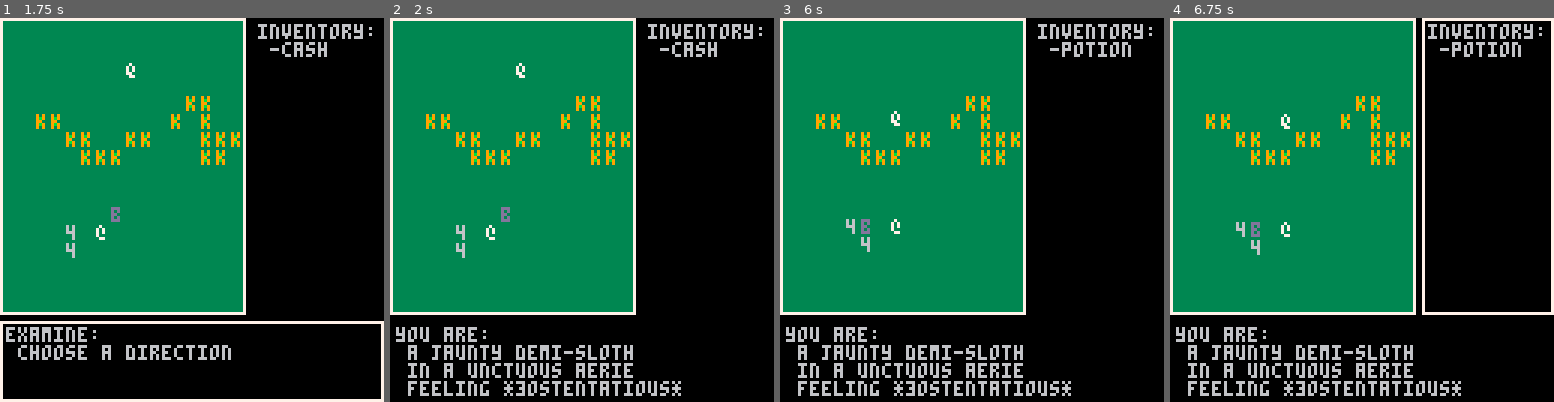
Above: before the commit, frames 1-4 (left to right).
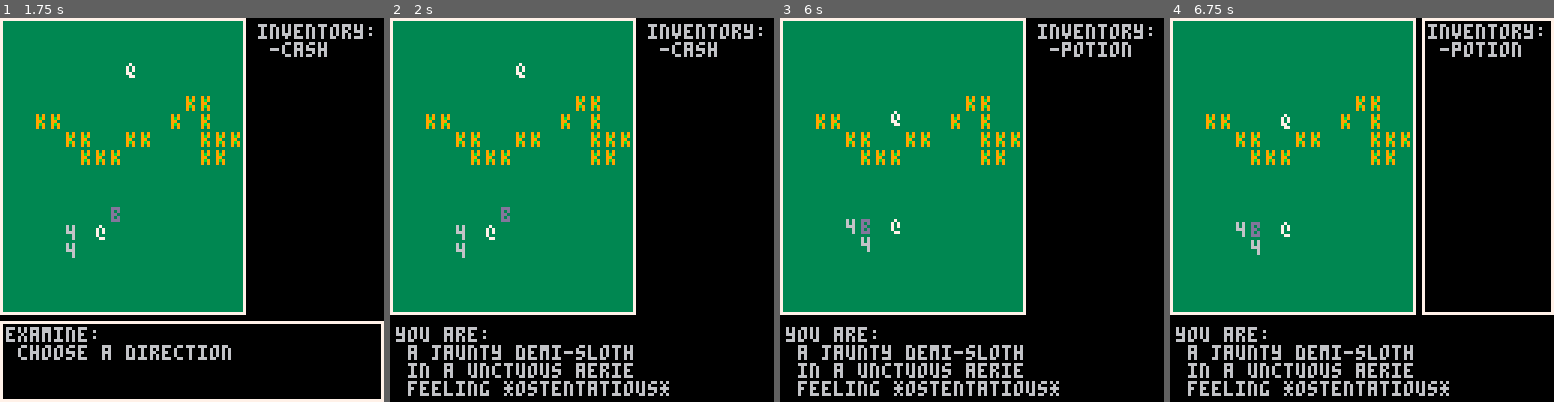
Above: after the commit, the same moments.

Repository: arnodick/castle
Game: PICO-8 cartridge castle.p8
Same seed, same stepped clock (60 frames per second), same inputs: the game is played once before the commit and once after it.
Inputs:
- Up to frame 1 (1.75 s): tap O (Z key) at 0.33, 0.7, 1.43 s; tap X (X key) at 1.07 s
- Up to frame 2 (2 s): hold Left from 1.97 s (still down)
- Up to frame 3 (6 s): tap X (X key) every 0.33 s from 2.07 to 5.73 s; tap O (Z key) every 0.88 s from 2.22 to 5.75 s; release Left at 2.37 s; hold Down 2.42-2.82 s; hold Right 2.87-3.53 s; hold Up 3.58-4.08 s; hold Right 4.13-4.53 s; hold Down 4.58-5.08 s; hold Left 5.13-5.8 s; hold Up from 5.85 s (still down)
- Up to frame 4 (6.75 s): tap X (X key) at 6.07, 6.4, 6.73 s; release Up at 6.18 s; hold Left 6.23-6.63 s; tap O (Z key) at 6.63 s; hold Down from 6.68 s (still down)

Frame 1 is identical in both runs. In frame 2, 0.6% of the frame differs, in the area x 32-76%, y 94-99%; in frame 3, 0.6%; in frame 4, 0.6%.

Commit message:
confusing as fuck menu shit

Diff:
--- a/castle.p8
+++ b/castle.p8
@@ -422,6 +422,7 @@
 			if a.tar!=nil then
 --		rect(a.tar.x*cellw,a.tar.y*cellh,a.tar.x*cellw+5,a.tar.y*cellh+5,8)
 				line(a.tar.x*cellw+3,a.tar.y*cellh+3,a.x*cellw+3,a.y*cellh+3,8)
+--				print(comparedistance(a.tar,a),a.x*cellw+cellw,a.y*cellh+cellh,8)
 			end
 			end
 			if actortypes[a.t][level+1].ch2!=nil then
@@ -483,7 +484,7 @@
 end
 
 function comparedistance(a,t)
-	return ((t.x-a.x)^2)+((t.y-a.y)^2)
+	return sqrt( ((t.x-a.x)^2)+((t.y-a.y)^2) )
 end
 
 function closestactor(a,ar)
@@ -671,13 +672,15 @@
 	m.target=t
 end
 
-function doitem(m,t)
-	if t==4 then
-		m.t=3
-		m.sel=1
-		m.control=not menus[2].control
-	elseif t==6 then
+function doitem(m,it)
+	quitmenu(m,m.t,false)
+	del(p.inventory,it)
+	if it==4 then
+		quitmenu(m,3,false)
+	elseif it==6 then
 		p.hit=0
+		--m.me={}
+		taketurn()
 	end
 end
 
@@ -721,35 +724,59 @@
 		elseif btnp(3) then m.sel+=1 if m.sel>ma then m.sel=1 end
 		elseif btnp(4) then
 			if m.t==2 then
-				local it=p.inventory[m.sel]
-				m.control=not m.control
-				m.sel=1
-				doitem(m,it)
-				del(p.inventory,it)
-				if it!=4 then
-					taketurn()
+			--use item
+				doitem(m,p.inventory[m.sel])
+			elseif m.t==3 then
+			--buy item
+				makeactor(6,p.x,p.y)
+				quitmenu(m,2,true)
+			elseif m.t==4 then
+			--talk
+				if m.sel==1 then
+					sfx(flr(rnd(2))+8)
+					quitmenu(m,1,true)
+					m.me={}
+					m.me[1]="they say:"
+					local trl=actortypes[m.target][level+1].rl
+					local prl=actortypes[p.t][level+1].rl
+					if     rltns[trl].ha==prl then
+						m.me[2]=" no i hate you!"
+					elseif rltns[prl].ha==trl then
+						m.me[2]=" you're mean..."
+						m.me[3]="*"..species[actortypes[m.target][level+1].sp].." now hates you!*"
+						rltns[actortypes[m.target][level+1].rl].ha=actortypes[p.t][level+1].rl
+						while rltns[actortypes[m.target][level+1].rl].li==prl do
+							rltns[actortypes[m.target][level+1].rl].li=flr(rnd(#rltns))+1
+						end
+					elseif rltns[trl].li==prl then
+						m.me[2]=" i like you! ;)"
+					else
+						m.me[2]=" no talk.. only get cash."
+					end
+				else
 				end
-			elseif m.t==3 then
-				makeactor(6,p.x,p.y)
-				m.t=2
-				m.control=not m.control
-				m.sel=1
-				taketurn()
-			elseif m.t==4 then
-
 			end
 		elseif btnp(5) then
 			if m.t!=3 then
-				m.control=not m.control
-				m.sel=1
-				if m.t==4 then m.t=1 def={}  end
+				local mt=m.t
+				if mt==4 then mt=1 def={} end
 				m.me=def
+				quitmenu(m,mt,false)
 			end
 		end
 	else
 		m.sel=1
 		if m.t==4 then m.t=1 def={} end
 		m.me=def
+	end
+end
+
+function quitmenu(m,ty,tu)
+	m.control=not m.control
+	m.sel=1
+	m.t=ty
+	if tu then
+		taketurn()
 	end
 end
 
@@ -767,7 +794,7 @@
 			m.me[2]=" choose a direction"
 			if p.hit>0 then
 				m.me={}
-				m.me[1]=" status: stunned "..(p.hit-1).." turns"
+				m.me[1]=" status: stunned "..(p.hit).." turns"
 			elseif btnp()>0 and btnp()<16 then
 				m.control=not m.control
 				local dire=actoroob(p,direction(btnp()))
@@ -784,7 +811,7 @@
 					m.me[1]="you are:"
 					m.me[2]=" a "..adjectives[ty.ad].." "..pronouns[ty.pn]..species[ty.sp]
 					m.me[3]=" in a "..adjectives[rooms[level].ad].." "..places[rooms[level].pl]
-					m.me[4]=" feeling *"..ty.rl..feelings[rltns[ty.rl].fe].."*"
+					m.me[4]=" feeling *"..feelings[rltns[ty.rl].fe].."*"
 				end
 			end
 			if btnp(5) then
Not shown, changed: the sound effects (__sfx__) section of castle.p8
